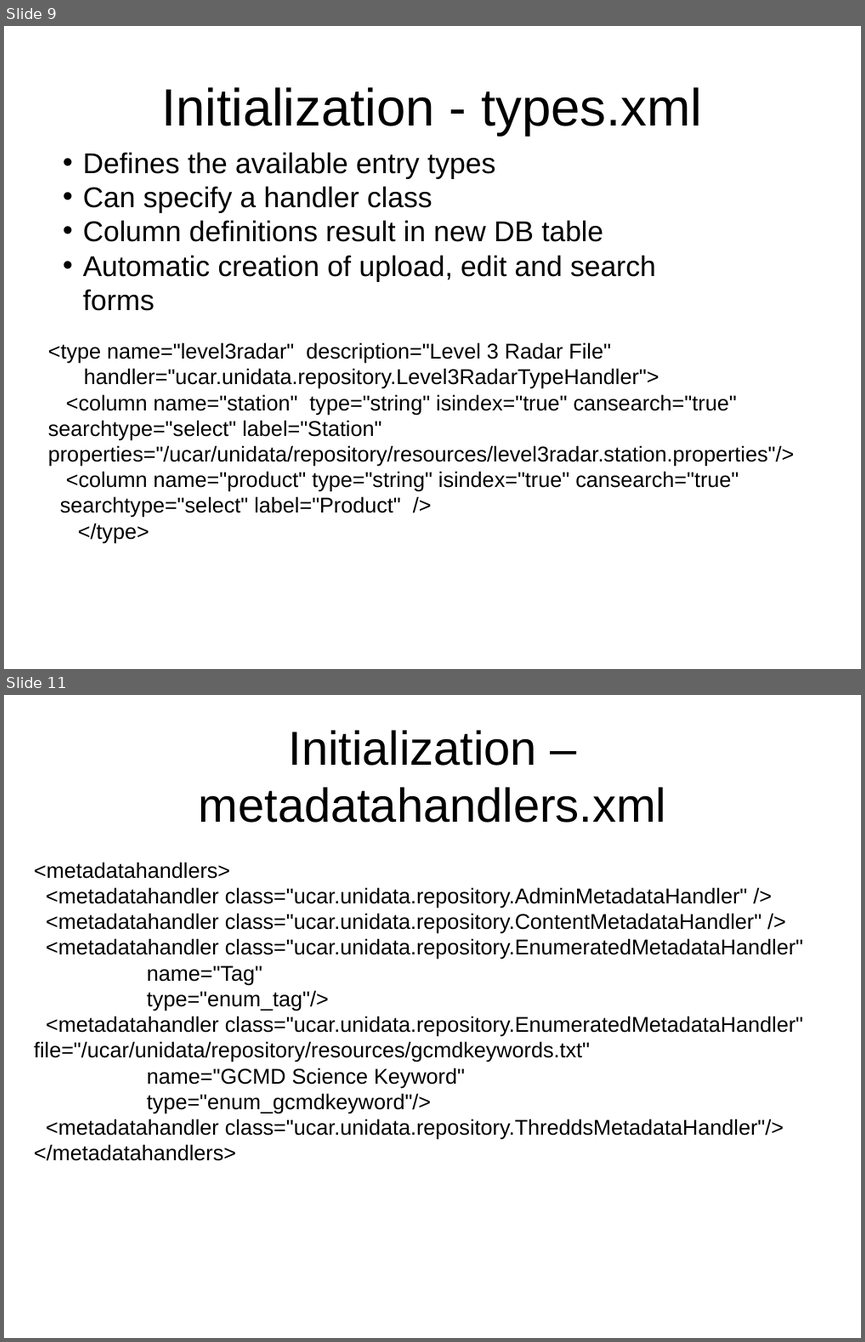
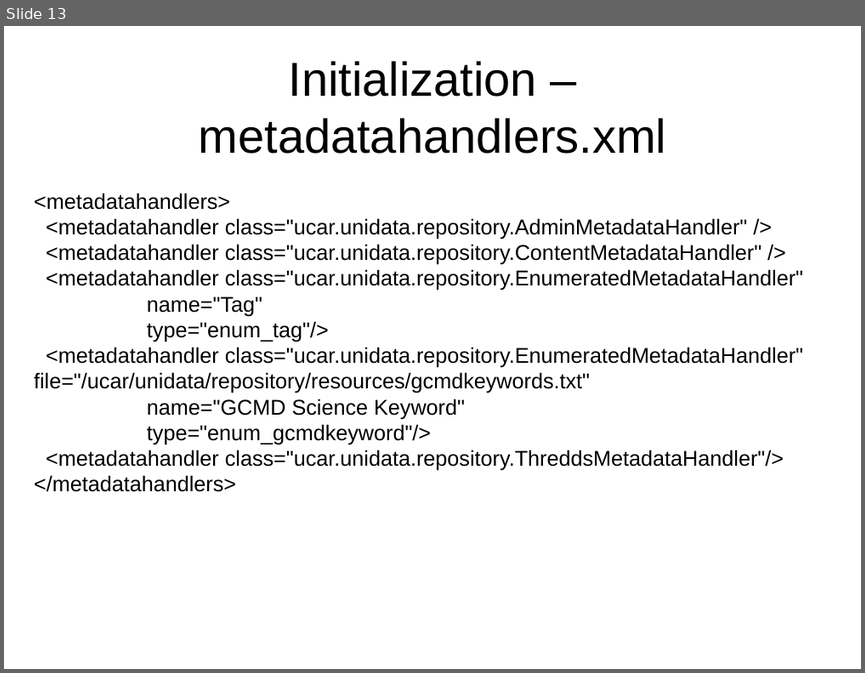
Before and after one commit to Unidata/IDV, a slide deck: ucar/unidata/repository/docs/presentations/architecture.ppt. Shown one above the other, each under a label of ours: slides 9 and 11 before the commit, slide 13 after it; the slides between them are not shown. The pictures are 865x1342 and 865x673 pixels, drawn with LibreOffice and Linux fonts; fonts in the diff are those of the drawing. Boxes give left, top, right and bottom in pixels: in the first picture for what was removed or moved away, otherwise in the second. Text is boxed around its words. In the diff, an @@ line names an element or a change of style, - is before the commit and + after.

Commit message:
An example metadata type

```diff
--- a/ucar/unidata/repository/docs/presentations/architecture.ppt
+++ b/ucar/unidata/repository/docs/presentations/architecture.ppt
@@ slide 9 removed at [4, 26, 861, 669], background #FFFFFF @@
@@ title removed at [161, 87, 703, 136] @@
-Initialization - types.xml
@@ text removed at [83, 152, 656, 282] @@
-• Defines the available entry types
-• Can specify a handler class
-• Column definitions result in new DB table
-• Automatic creation of upload, edit and search forms
@@ text removed at [48, 342, 794, 543] @@
-<type name="level3radar" description="Level 3 Radar File"
-handler="ucar.unidata.repository.Level3RadarTypeHandler">
-<column name="station" type="string" isindex="true" cansearch="true" searchtype="select" label="Station" properties="/ucar/unidata/repository/resources/level3radar.station.properties"/>
-<column name="product" type="string" isindex="true" cansearch="true" searchtype="select" label="Product" />
-</type>
@@ what was slide 11 is now slide 13 @@
```
Also in this commit, not shown: 6 slides changed, 4 slides added, 1 other slide removed, 4 other files.
